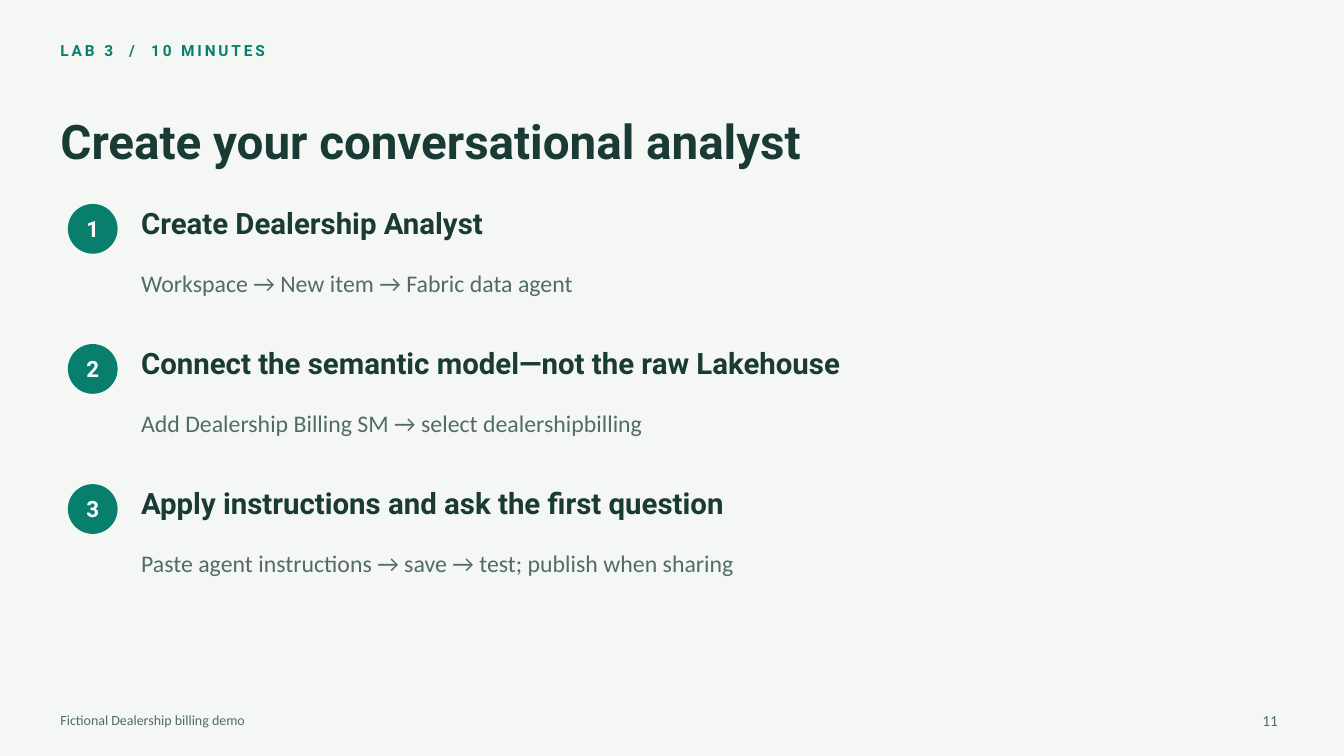
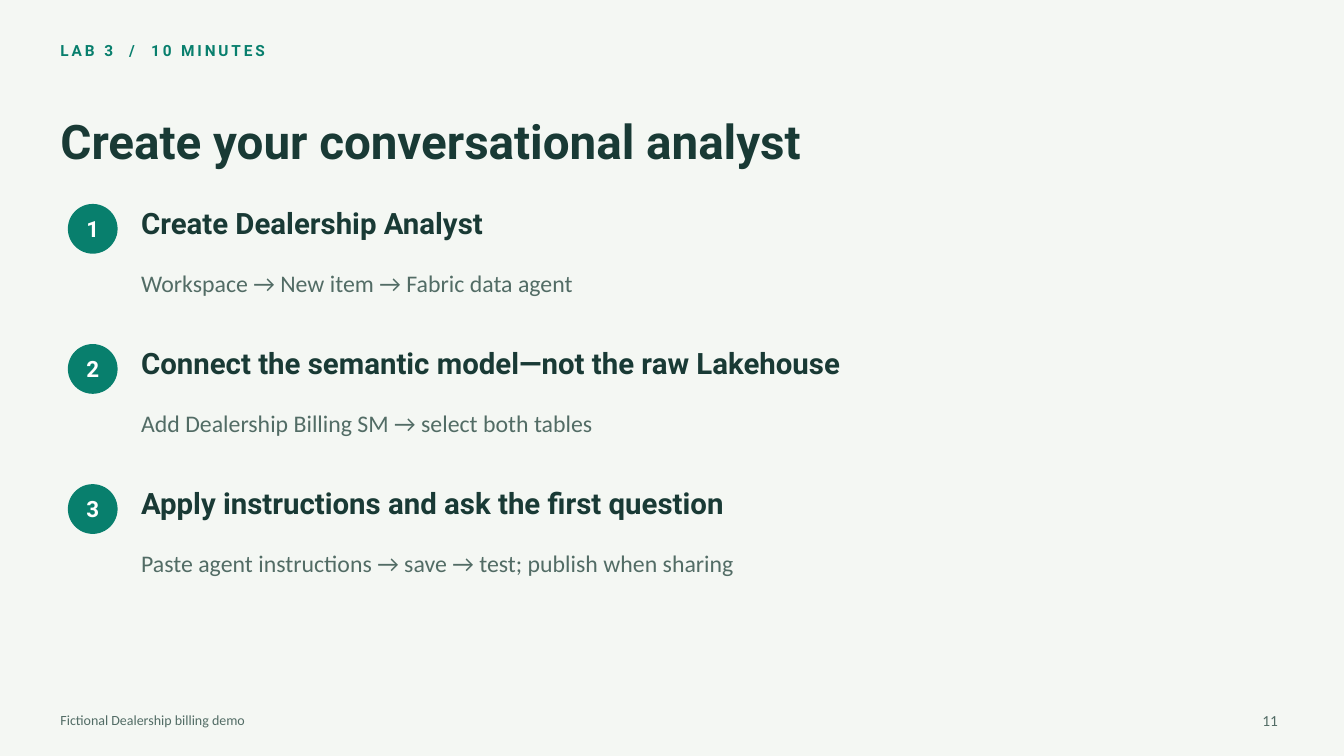
Before and after one commit to krepko7/FabricDataAgents1, a slide deck: slide 11 of workshop-express/Workshop-Express.pptx. Drawn at 1344x756 pixels with LibreOffice and Linux fonts; fonts in the diff are those of the drawing. Boxes give left, top, right and bottom in pixels: in the first picture for what was removed or moved away, otherwise in the second. Text is boxed around its words. In the diff, an @@ line names an element or a change of style, - is before the commit and + after.

```diff
--- a/workshop-express/Workshop-Express.pptx
+++ b/workshop-express/Workshop-Express.pptx
@@ text at box(141, 415, 592, 436): text changed @@
-Add Dealership Billing SM → select dealershipbilling
+Add Dealership Billing SM → select both tables
```
Also in this commit, not shown: 7 other slides changed, 1 slide added, 1 slide removed, 7 other files.
